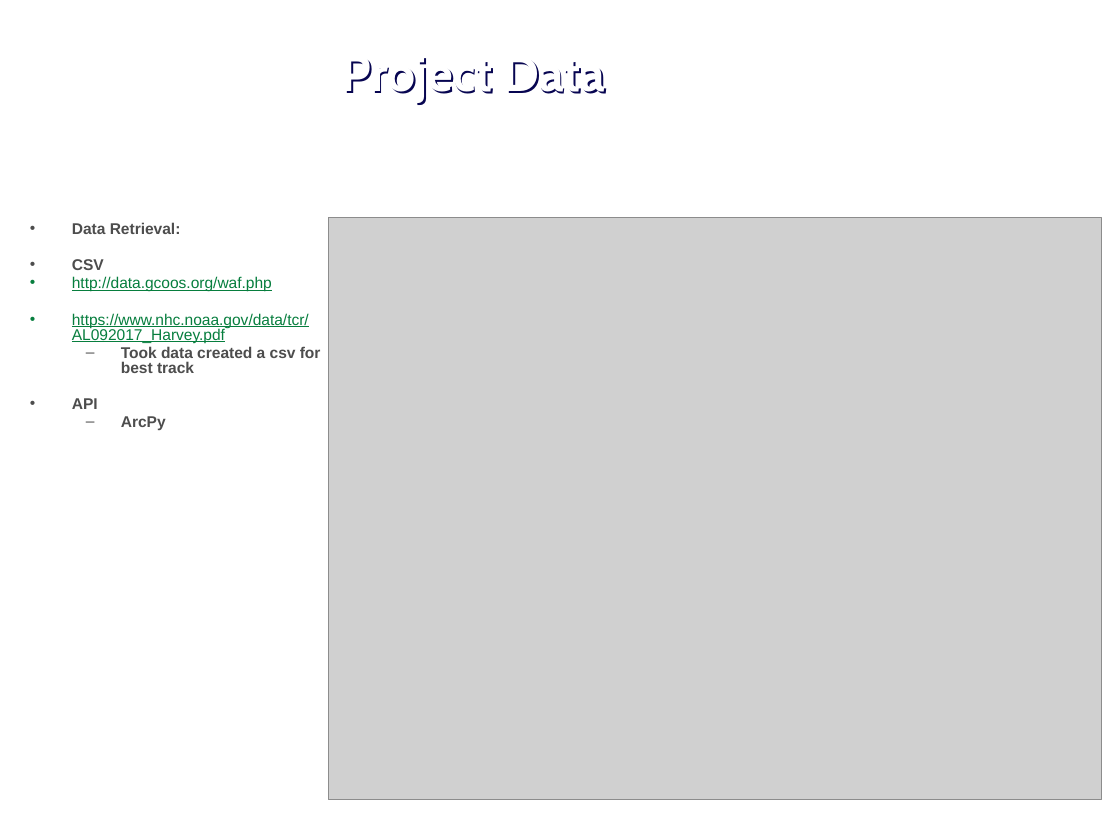
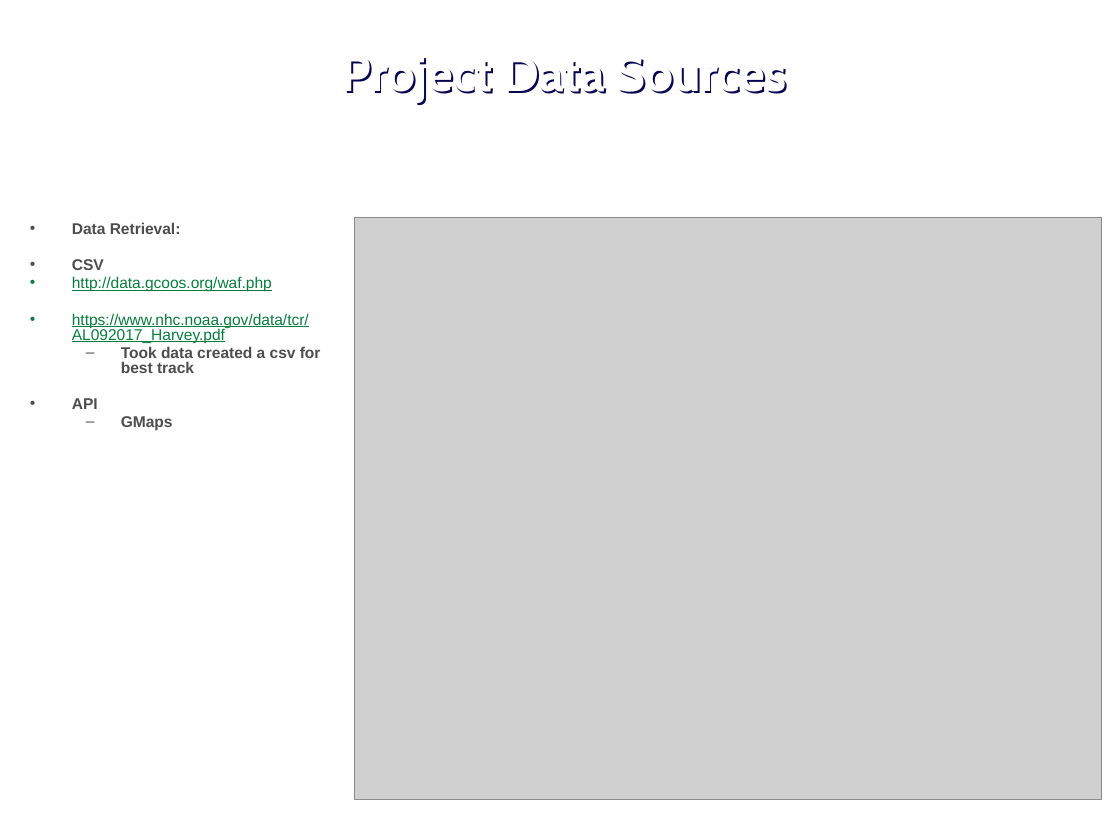
Before and after one commit to j1-aggie/Hurricane_Harvey_Analysis, a slide deck: slide 4 of Final Presentation.pptx (slide 3 before the commit). Drawn at 1120x840 pixels with LibreOffice and Linux fonts; fonts in the diff are those of the drawing; grey boxes stand for pictures; background and template pictures are left out. Boxes give left, top, right and bottom in pixels: in the first picture for what was removed or moved away, otherwise in the second. Text is boxed around its words. In the diff, an @@ line names an element or a change of style, - is before the commit and + after.

```diff
--- a/Final Presentation.pptx
+++ b/Final Presentation.pptx
@@ title at box(342, 58, 787, 101): text changed @@
-Project Data
+Project Data Sources
@@ picture: place and size @@
-picture at box(328, 217, 1101, 800)
+picture at box(355, 217, 1102, 800)
@@ text at box(121, 416, 173, 430): text changed @@
-  – ArcPy
+  – GMaps
```
Also in this commit, not shown: 9 other slides changed, 3 slides added.
